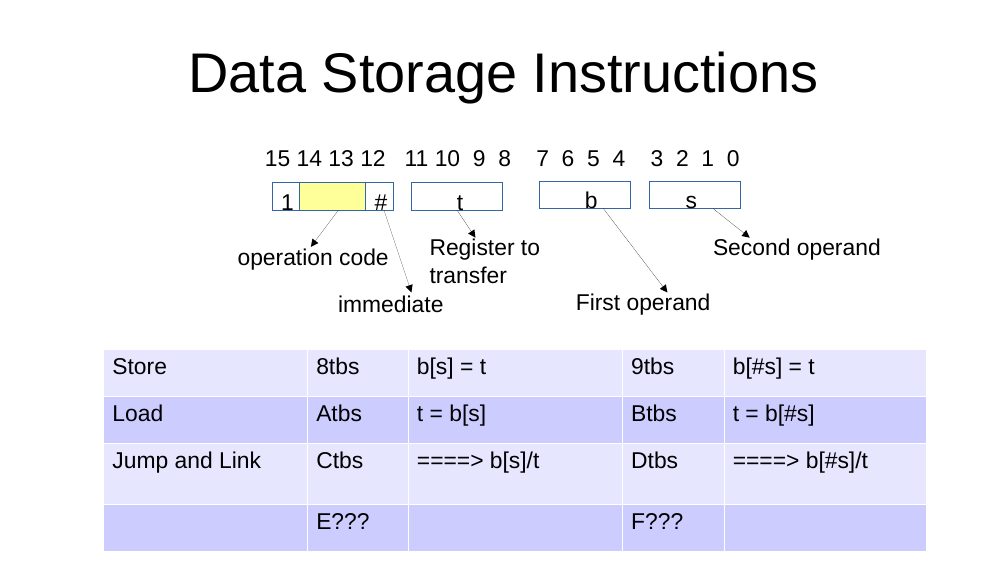
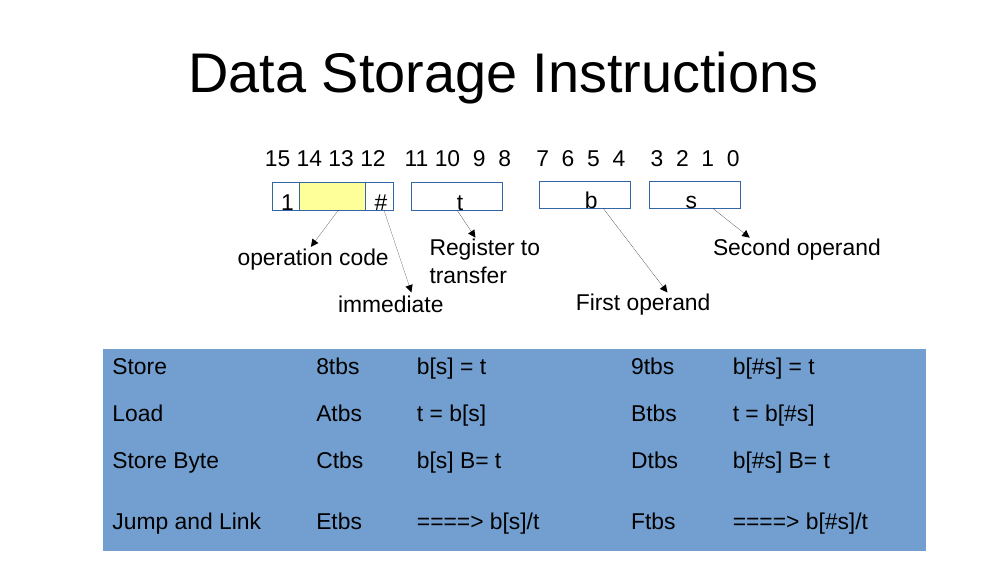
Before and after one commit to jeceljr/baby42, a slide deck: slide 19 of doc/baby42_slides.odp. Drawn at 1008x567 pixels with LibreOffice and Linux fonts; fonts in the diff are those of the drawing. Boxes give left, top, right and bottom in pixels: in the first picture for what was removed or moved away, otherwise in the second. Text is boxed around its words. In the diff, an @@ line names an element or a change of style, - is before the commit and + after.

Commit message:
make store byte a standard instruction with the old jump and link encoding

```diff
--- a/doc/baby42_slides.odp
+++ b/doc/baby42_slides.odp
@@ table at (103, 349, 926, 552) @@
-row 3: Jump and Link | Ctbs | ====> b[s]/t | Dtbs | ====> b[#s]/t
+row 3: Store Byte | Ctbs | b[s] B= t | Dtbs | b[#s] B= t
-row 4:  | E??? |  | F??? | 
+row 4: Jump and Link | Etbs | ====> b[s]/t | Ftbs | ====> b[#s]/t
@@ fill #E6E6FF to #729FCF in 10 cells @@
@@ fill #CCCCFF to #729FCF in 10 cells @@
@@ borders changed @@
```
Also in this commit, not shown: 14 other slides changed, 1 other file.
